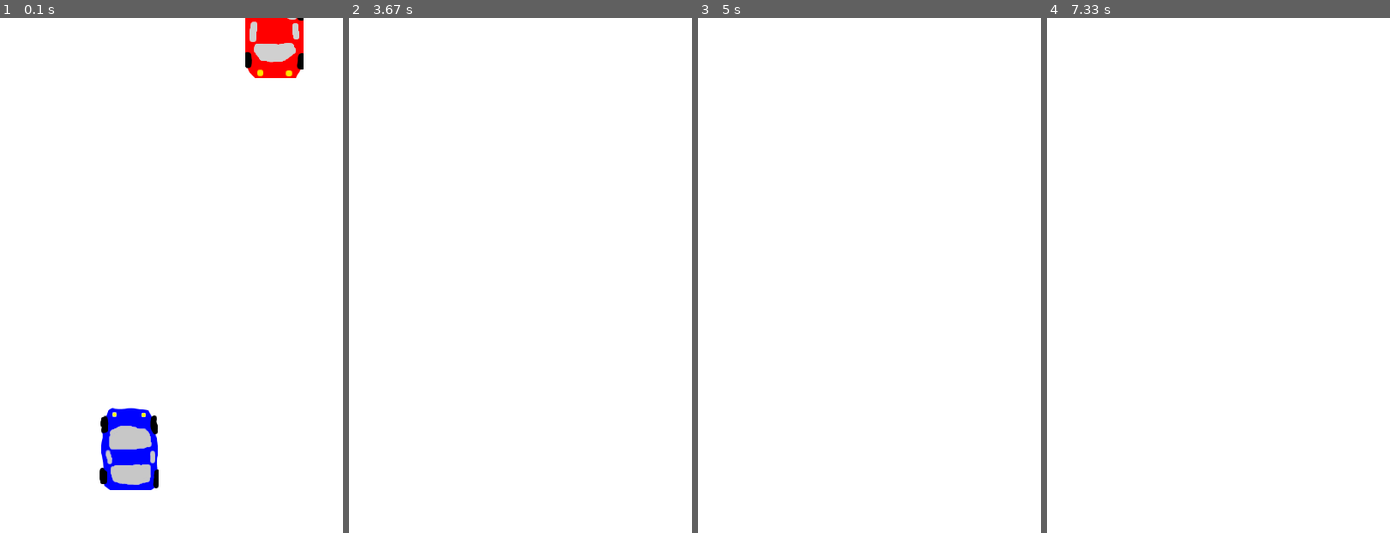
Above: before the commit, frames 1-4 (left to right).
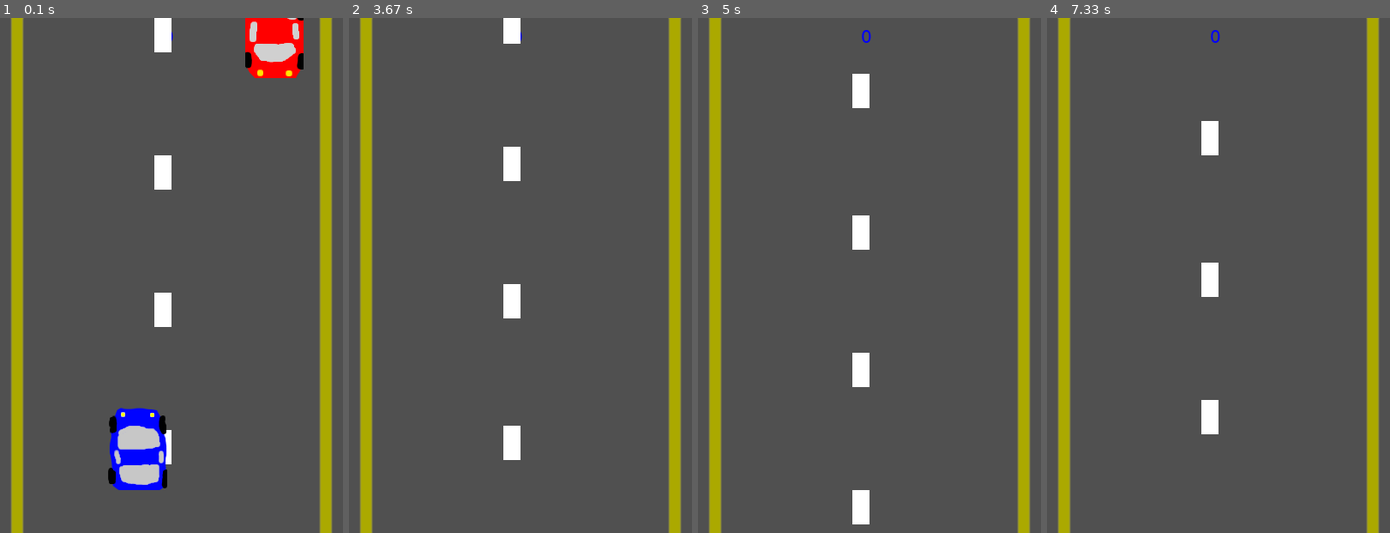
Above: after the commit, the same moments.

Repository: mnguyen4/learning-py-game
Game: pygame game, started from src/game_main_2.py
The game is run twice, just before and just after one commit, with the same random seed, the same clock (stepped at 60 frames per second) and the same inputs.
Inputs:
- Up to frame 1 (0.1 s): no input
- Up to frame 2 (3.67 s): hold Right 0.33-0.8 s; hold Right 0.83-1.3 s; hold Left 1.33-1.87 s
- Up to frame 3 (5 s): no input
- Up to frame 4 (7.33 s): no input

The runs differ from the first frame. In frame 1, 96% of the frame differs, in the area x 0-100%, y 0-100%; in frame 2, 99%; in frame 3, 99%; in frame 4, 99%.

Commit message:
Added background, lanes, score, and sound.

Diff:
--- a/src/characters.py
+++ b/src/characters.py
@@ -1,22 +1,32 @@
-import pygame, sys, random
+import pygame
+import random
 from pygame.locals import *
+import game_state
 
-SCREEN_WIDTH = 400
-SCREEN_HEIGHT = 600
-SPEED = 5
+class Lane(pygame.sprite.Sprite):
+    def __init__(self, y_pos):
+        super().__init__()
+        self.image = pygame.image.load("resources/lane.png")
+        self.surf = pygame.Surface((20, 40))
+        self.rect = self.surf.get_rect(center=(190, y_pos))
+    def move(self):
+        self.rect.move_ip(0, 5)
+        if (self.rect.bottom > game_state.SCREEN_HEIGHT + 40):
+            self.rect.top = -40
 
 class Enemy(pygame.sprite.Sprite):
     def __init__(self):
         super().__init__()
         self.image = pygame.image.load("resources/car2.png")
         self.surf = pygame.Surface((68, 100))
-        self.rect = self.surf.get_rect(center=(random.randint(40, SCREEN_WIDTH-40), 0))
+        self.rect = self.surf.get_rect(center=(random.randint(40, game_state.SCREEN_WIDTH - 40), 0))
 
     def move(self):
-        self.rect.move_ip(0, SPEED)
-        if (self.rect.bottom > SCREEN_HEIGHT):
+        self.rect.move_ip(0, game_state.SPEED)
+        if (self.rect.bottom > game_state.SCREEN_HEIGHT):
+            game_state.SCORE += 1
             self.rect.top = 0
-            self.rect.center = (random.randint(30, 370), 0)
+            self.rect.center = (random.randint(40, game_state.SCREEN_WIDTH - 40), 0)
 
     def draw(self, surface):
         surface.blit(self.image, self.rect)
@@ -26,14 +36,14 @@
         super().__init__()
         self.image = pygame.image.load("resources/car1.png")
         self.surf = pygame.Surface((69, 100))
-        self.rect = self.surf.get_rect(center=(150, 500))
+        self.rect = self.surf.get_rect(center=(160, 500))
 
     def move(self):
         pressed_keys = pygame.key.get_pressed()
         if self.rect.left > 0:
             if pressed_keys[K_LEFT]:
                 self.rect.move_ip(-5, 0)
-        if self.rect.right < SCREEN_WIDTH:
+        if self.rect.right < game_state.SCREEN_WIDTH:
             if pressed_keys[K_RIGHT]:
                 self.rect.move_ip(5, 0)
 
--- a/src/game-main-2.py
+++ b/src/game_main_2.py
@@ -3,6 +3,7 @@
 import time
 from pygame.locals import *
 from characters import *
+import game_state
 
 # initialization
 pygame.init()
@@ -13,16 +14,31 @@
 RED = (255, 0, 0)
 GREEN = (0, 255, 0)
 BLUE = (0, 0, 255)
-#SCREEN_WIDTH, SCREEN_HEIGHT = getDimension()
-DISPLAY_SURF = pygame.display.set_mode((SCREEN_WIDTH, SCREEN_HEIGHT))
+# setting font
+font = pygame.font.SysFont("Verdana", 60)
+font_small = pygame.font.SysFont("Verdana", 20)
+game_over = font.render("Game Over!", True, BLACK)
+
+background = pygame.image.load("resources/background.png")
+# create display surface
+DISPLAY_SURF = pygame.display.set_mode((game_state.SCREEN_WIDTH, game_state.SCREEN_HEIGHT))
 DISPLAY_SURF.fill(WHITE)
 pygame.display.set_caption("The Game")
 # draw
 p1 = Player()
 e1 = Enemy()
+lane1 = Lane(y_pos=0)
+lane2 = Lane(y_pos=160)
+lane3 = Lane(y_pos=320)
+lane4 = Lane(y_pos=480)
 # sprite group
 enemies = pygame.sprite.Group()
 enemies.add(e1)
+lanes = pygame.sprite.Group()
+lanes.add(lane1)
+lanes.add(lane2)
+lanes.add(lane3)
+lanes.add(lane4)
 all_sprites = pygame.sprite.Group()
 all_sprites.add(p1)
 all_sprites.add(e1)
@@ -31,21 +47,29 @@
 pygame.time.set_timer(INC_SPEED, 1000)
 
 while True:
-    DISPLAY_SURF.fill(WHITE)
     for event in pygame.event.get():
         if event.type == INC_SPEED:
-            print("Speed: ", SPEED)
-            SPEED += 5
+            game_state.SPEED += 0.1
         if event.type == QUIT:
             pygame.quit()
             sys.exit()
+    # display background
+    DISPLAY_SURF.blit(background, (0,0))
+    # display score
+    scores = font_small.render(str(game_state.SCORE), True, BLUE)
+    DISPLAY_SURF.blit(scores, (190,10))
     # move and redraw
+    for lane in lanes:
+        DISPLAY_SURF.blit(lane.image, lane.rect)
+        lane.move()
     for entity in all_sprites:
         DISPLAY_SURF.blit(entity.image, entity.rect)
         entity.move()
     # collision detection
     if pygame.sprite.spritecollideany(p1, enemies):
+        pygame.mixer.Sound("resources/pop.wav").play()
         DISPLAY_SURF.fill(RED)
+        DISPLAY_SURF.blit(game_over, (40, 250))
         pygame.display.update()
         for entity in all_sprites:
             entity.kill()
--- /dev/null
+++ b/src/game_state.py
@@ -0,0 +1,4 @@
+SCREEN_WIDTH = 400
+SCREEN_HEIGHT = 600
+SPEED = 5
+SCORE = 0
Renamed: src/game-main.py -> src/game_main.py
